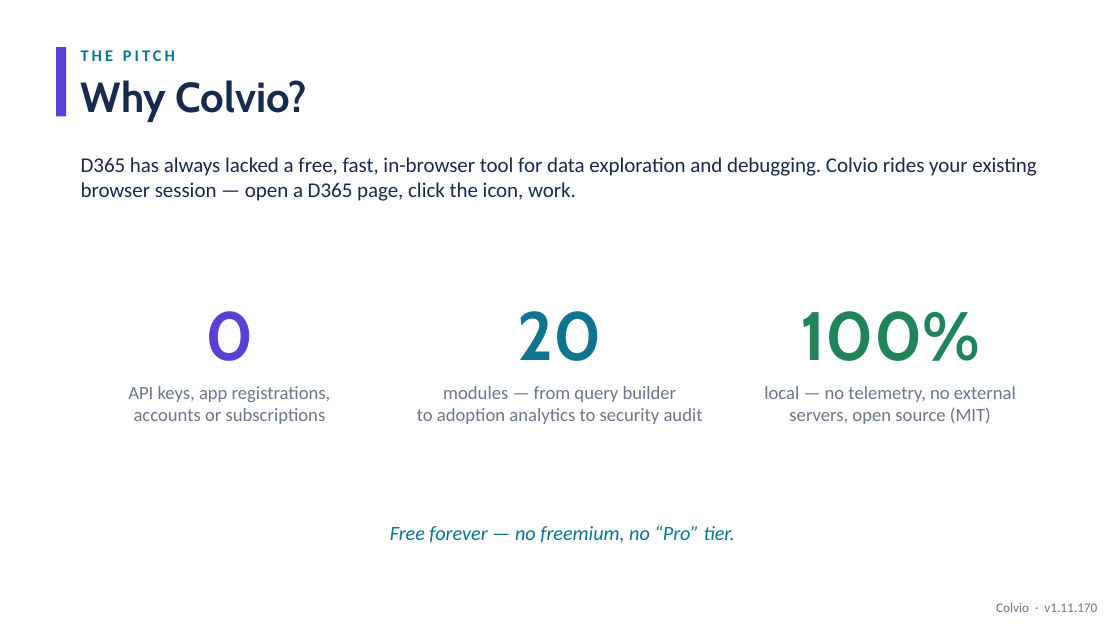
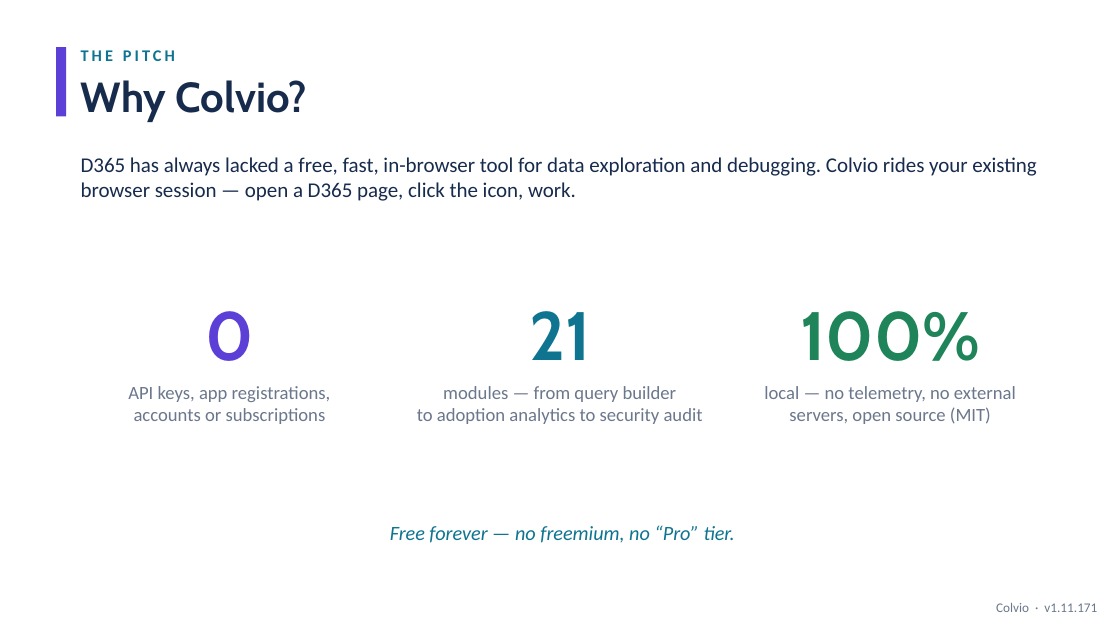
Before and after one commit to zmissoum/colvio, a slide deck: slide 2 of docs/Colvio_Walkthrough.pptx. Drawn at 1120x630 pixels with LibreOffice and Linux fonts; fonts in the diff are those of the drawing. Boxes give left, top, right and bottom in pixels: in the first picture for what was removed or moved away, otherwise in the second. Text is boxed around its words. In the diff, an @@ line names an element or a change of style, - is before the commit and + after.

```diff
--- a/docs/Colvio_Walkthrough.pptx
+++ b/docs/Colvio_Walkthrough.pptx
@@ text at [529, 311, 590, 360]: text changed @@
-20
+21
@@ text at [996, 603, 1097, 612]: text changed @@
-Colvio · v1.11.170
+Colvio · v1.11.171
```
Also in this commit, not shown: 10 other slides changed, 25 other files.
